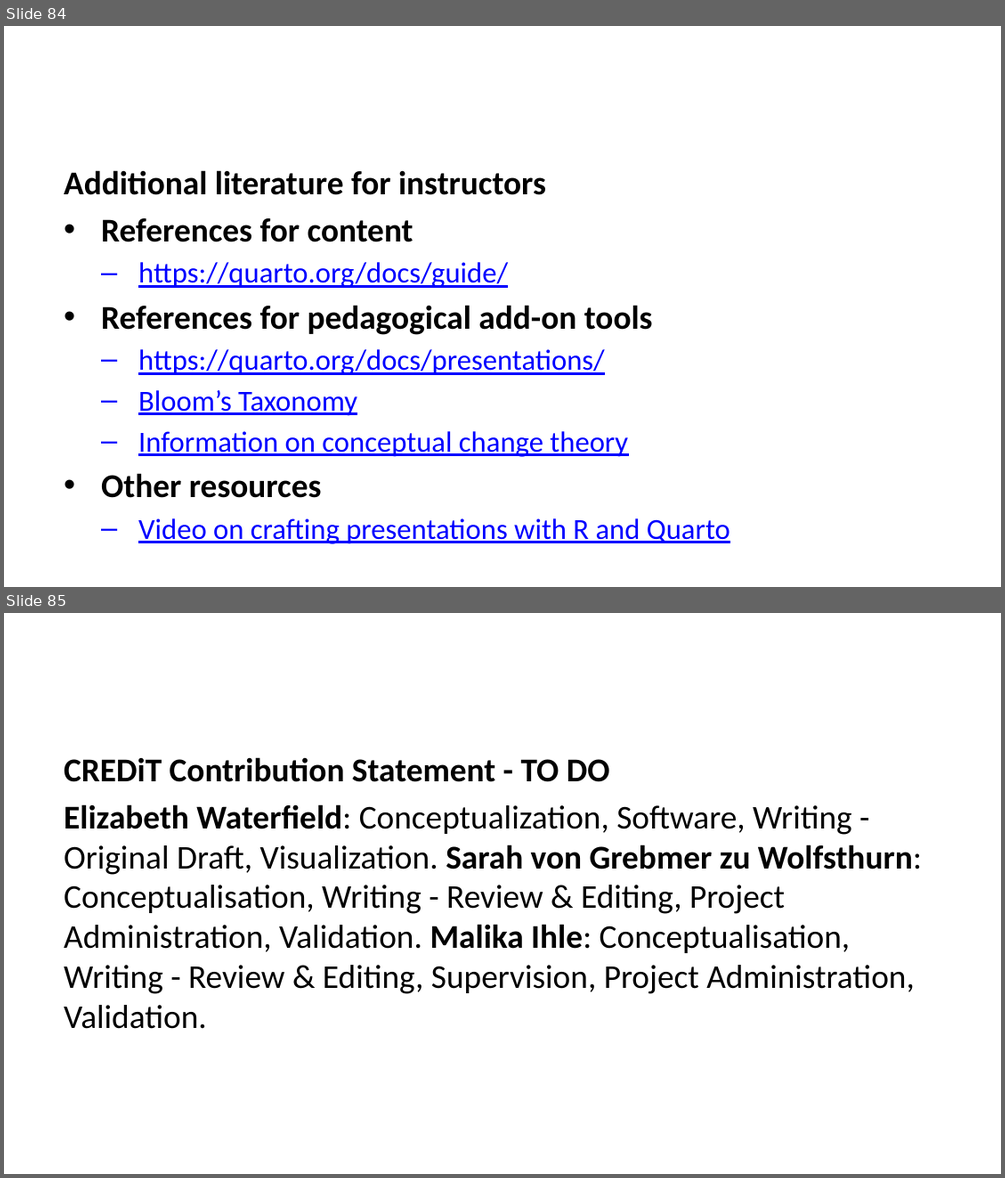
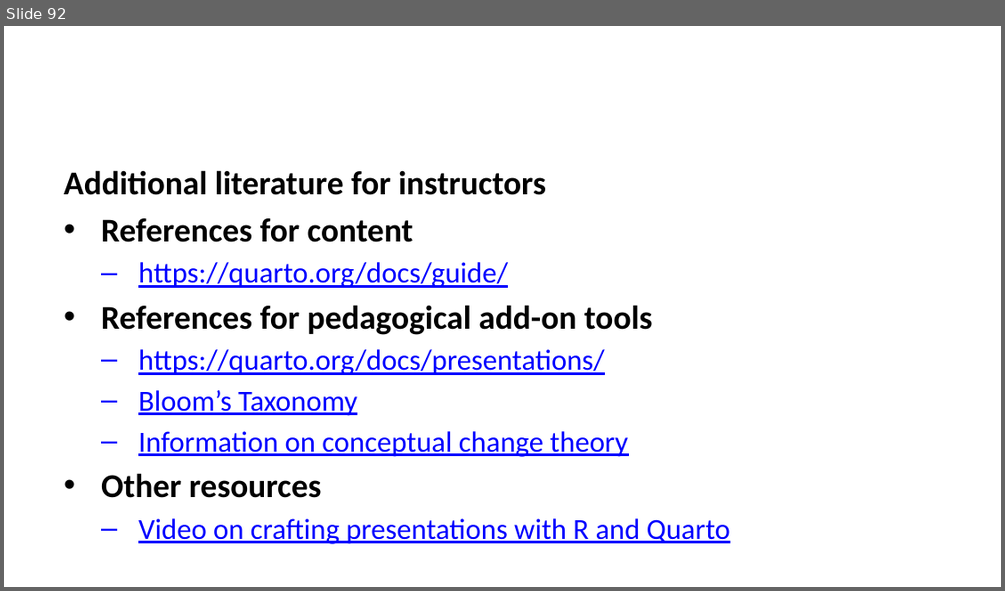
Before and after one commit to lmu-osc/train-the-trainer-student-track-OS, a slide deck: materials/OS-M3/OS-M3-S6-Quarto/OS-M3-S6-Quarto-slides.pptx. Shown one above the other, each under a label of ours: slides 84 and 85 before the commit, slide 92 after it. The pictures are 1005x1178 and 1005x591 pixels, drawn with LibreOffice and Linux fonts; fonts in the diff are those of the drawing. Boxes give left, top, right and bottom in pixels: in the first picture for what was removed or moved away, otherwise in the second. Text is boxed around its words. In the diff, an @@ line names an element or a change of style, - is before the commit and + after.

```diff
--- a/materials/OS-M3/OS-M3-S6-Quarto/OS-M3-S6-Quarto-slides.pptx
+++ b/materials/OS-M3/OS-M3-S6-Quarto/OS-M3-S6-Quarto-slides.pptx
@@ slide 85 removed at box(4, 613, 1001, 1174), background #FFFFFF @@
@@ text removed at box(64, 757, 922, 1029) @@
-CREDiT Contribution Statement - TO DO
-Elizabeth Waterfield: Conceptualization, Software, Writing - Original Draft, Visualization. Sarah von Grebmer zu Wolfsthurn: Conceptualisation, Writing - Review & Editing, Project Administration, Validation. Malika Ihle: Conceptualisation, Writing - Review & Editing, Supervision, Project Administration, Validation.
@@ what was slide 84 is now slide 92 @@
```
Also in this commit, not shown: 5 slides changed, 12 slides added, 4 other slides removed, 30 other files.
